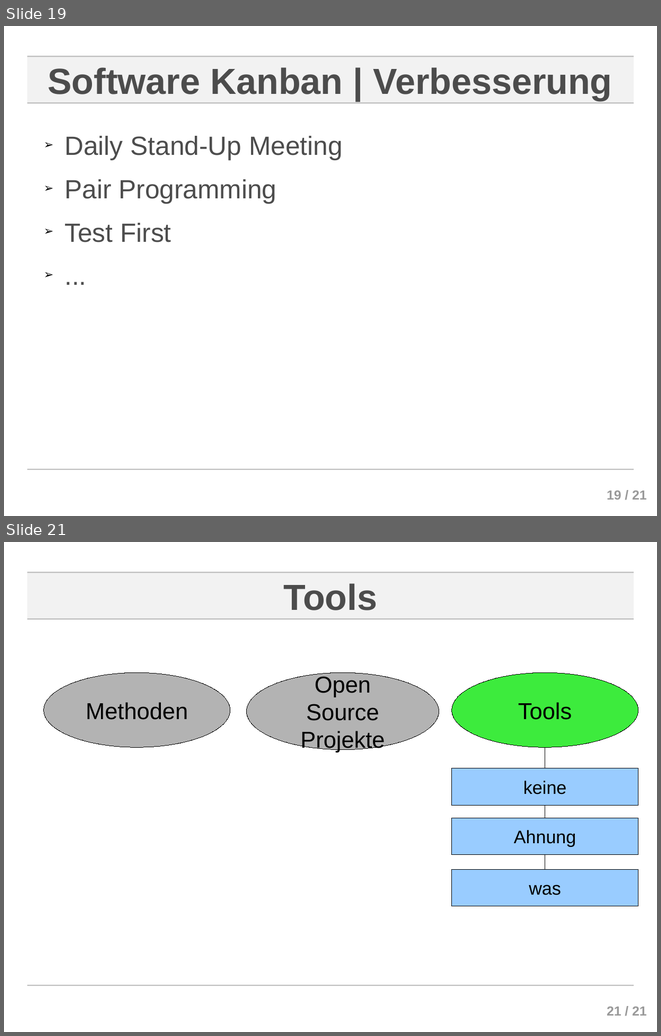
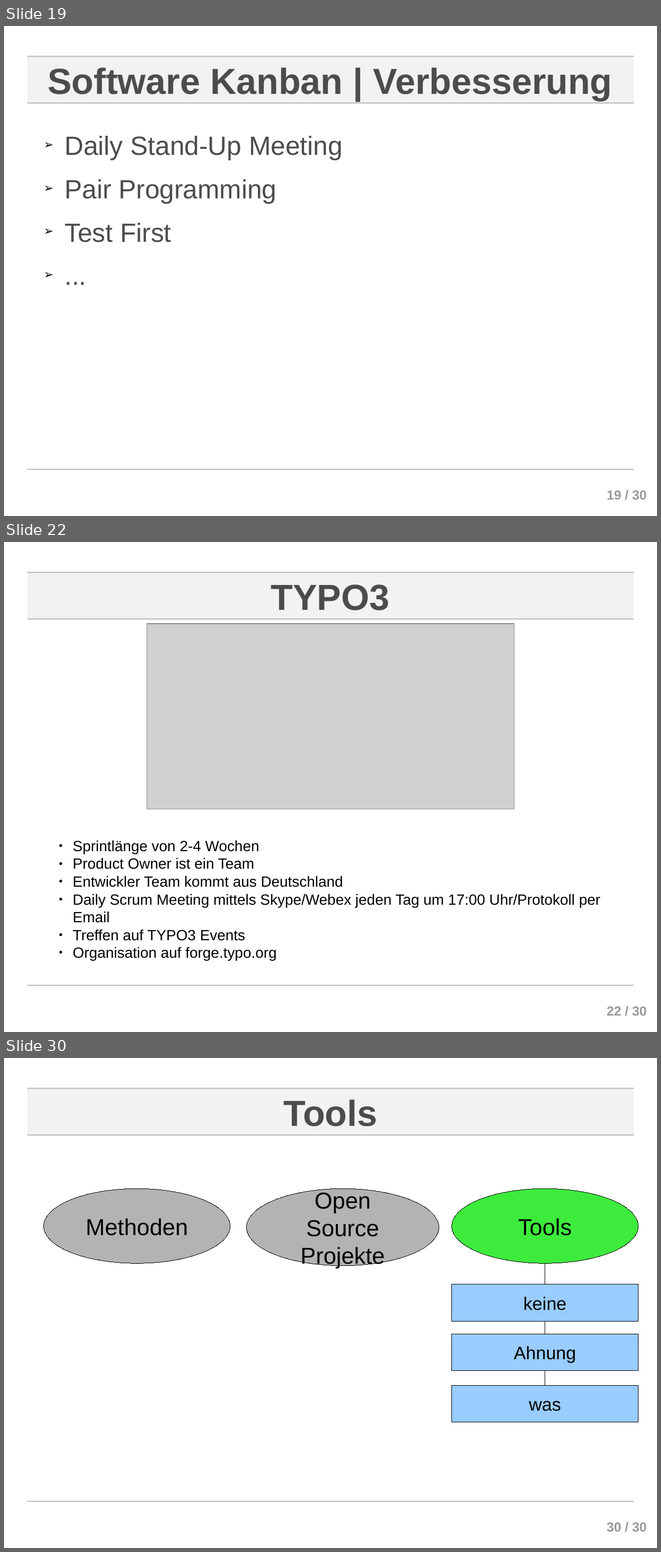
Before and after one commit to ChornHulio/sweSeminar, a slide deck: presentation/Agile Softwareentwicklung.odp. Shown one above the other, each under a label of ours: slides 19 and 21 before the commit, slides 19, 22 and 30 after it; the slides between them are not shown. The pictures are 661x1036 and 661x1552 pixels, drawn with LibreOffice and Linux fonts; fonts in the diff are those of the drawing; grey boxes stand for pictures; background and template pictures are left out. Boxes give left, top, right and bottom in pixels: in the first picture for what was removed or moved away, otherwise in the second. Text is boxed around its words. In the diff, an @@ line names an element or a change of style, - is before the commit and + after.

```diff
--- a/presentation/Agile Softwareentwicklung.odp
+++ b/presentation/Agile Softwareentwicklung.odp
@@ slide 22 added at box(4, 542, 657, 1032), background #FFFFFF; not listed: 5 template elements that a slide beside it also shows @@
@@ title added at box(271, 584, 390, 610), 44 pt, text #4C4C4C, bold @@
+TYPO3
@@ picture added at box(147, 624, 514, 809) @@
@@ text added at box(73, 840, 600, 960), 18 pt, text #000000 @@
+  ● Sprintlänge von 2-4 Wochen
+  ● Product Owner ist ein Team
+  ● Entwickler Team kommt aus Deutschland
+  ● Daily Scrum Meeting mittels Skype/Webex jeden Tag um 17:00 Uhr/Protokoll per Email
+  ● Treffen auf TYPO3 Events
+  ● Organisation auf forge.typo.org
@@ page number at box(607, 490, 647, 499): text changed @@
-19 / 21
+19 / 30
@@ what was slide 21 is now slide 30 @@
@@ page number at box(607, 1522, 647, 1531): text changed @@
-21 / 21
+30 / 30
```
Also in this commit, not shown: 1 slide changed, 8 other slides added.
